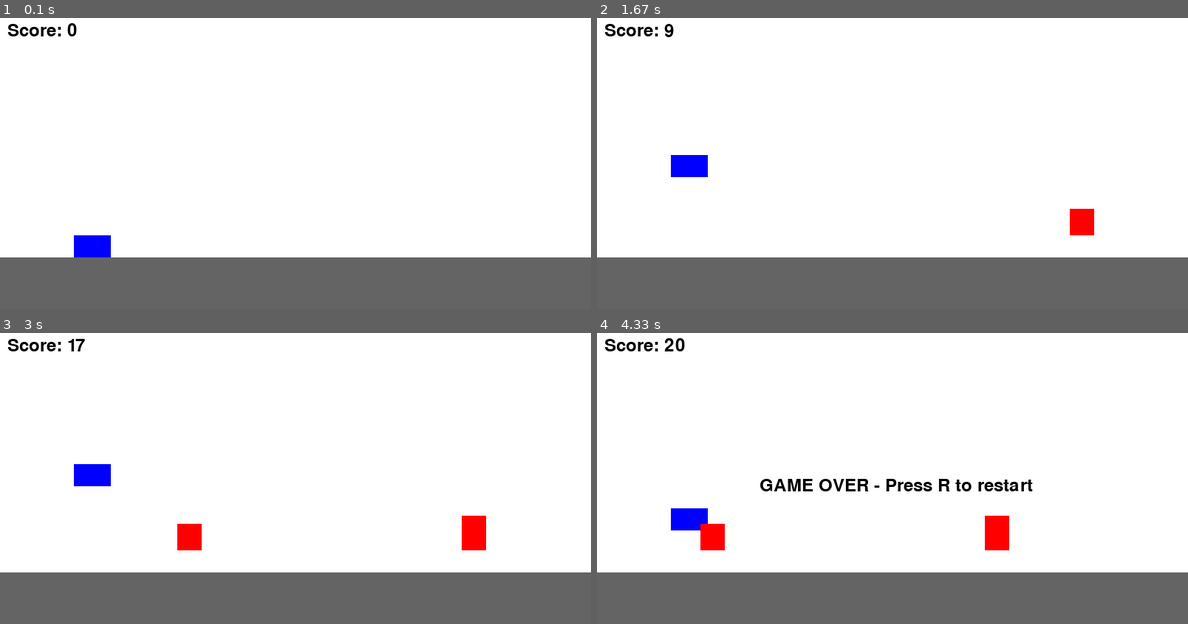
Above: before the commit, frames 1-4 (two rows, left to right).
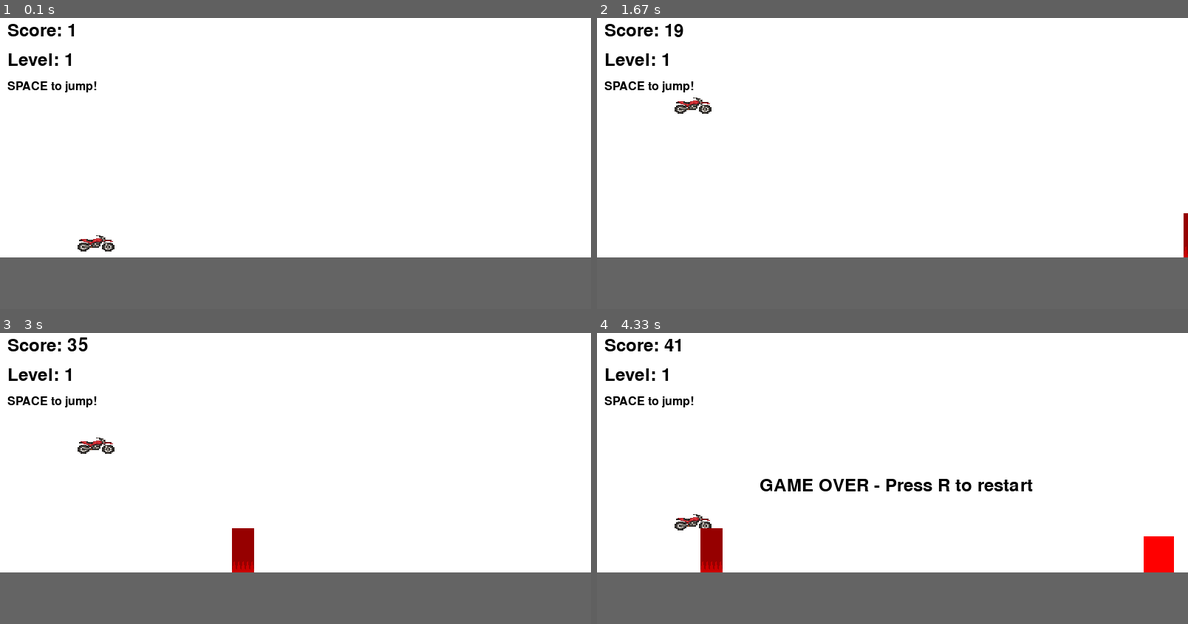
Above: after the commit, the same moments.

Repository: mori-ri/pygame-bike
Game: pygame game, started from bike_game.py
The game is run twice, just before and just after one commit, with the same random seed, the same clock (stepped at 60 frames per second) and the same inputs.
Inputs:
- Up to frame 1 (0.1 s): no input
- Up to frame 2 (1.67 s): tap Space at 0.33, 1.23, 1.53 s
- Up to frame 3 (3 s): tap Space at 1.73, 2.03, 2.23, 2.53, 2.8 s
- Up to frame 4 (4.33 s): tap Space at 3.13, 3.43 s

The runs differ from the first frame. In frame 1, 1.0% of the frame differs, in the area x 1-20%, y 1-83%; in frame 2, 1.7%; in frame 3, 2.7%; in frame 4, 2.8%, in the area x 1-98%, y 1-83%.

Commit message:
バイククラスと障害物クラスの改良: バイクの画像読み込みを追加し、障害物の種類をランダムに生成する機能を実装。スコアに応じた障害物の出現頻度と難易度を調整。

Diff:
--- a/bike_game.py
+++ b/bike_game.py
@@ -22,15 +22,24 @@
 class Bike(pygame.sprite.Sprite):
     def __init__(self):
         super().__init__()
-        # 簡易的な四角形でバイクを表現
-        self.image = pygame.Surface((50, 30))
-        self.image.fill(BLUE)
+        # バイクの画像を読み込み
+        try:
+            self.original_image = pygame.image.load("bike.png")
+            # 適切なサイズにスケール
+            self.original_image = pygame.transform.scale(self.original_image, (60, 40))
+            self.image = self.original_image
+        except pygame.error:
+            # 画像が読み込めない場合は四角形で代用
+            self.image = pygame.Surface((60, 40))
+            self.image.fill(BLUE)
+
         self.rect = self.image.get_rect()
         self.rect.x = 100
-        self.rect.y = HEIGHT - 100
+        self.rect.y = HEIGHT - 70 - 40  # 地面位置に合わせて調整
         self.velocity_y = 0
         self.jumping = False
         self.gravity = 0.8
+        self.ground_y = HEIGHT - 70 - 40  # 地面位置に合わせて調整
 
     def update(self):
         # 重力の適用
@@ -38,28 +47,65 @@
         self.rect.y += self.velocity_y
 
         # 地面との衝突判定
-        if self.rect.y >= HEIGHT - 100:
-            self.rect.y = HEIGHT - 100
+        if self.rect.y >= self.ground_y:
+            self.rect.y = self.ground_y
             self.velocity_y = 0
             self.jumping = False
 
     def jump(self):
         if not self.jumping:
-            self.velocity_y = -15
+            self.velocity_y = -18
             self.jumping = True
 
-# 障害物のクラス
+# 障害物の基本クラス
 class Obstacle(pygame.sprite.Sprite):
-    def __init__(self):
+    def __init__(self, obstacle_type="block"):
         super().__init__()
-        self.height = random.randint(30, 60)
-        self.width = random.randint(20, 40)
-        self.image = pygame.Surface((self.width, self.height))
-        self.image.fill(RED)
-        self.rect = self.image.get_rect()
-        self.rect.x = WIDTH
-        self.rect.y = HEIGHT - 100 - self.height
-        self.speed = 5
+        self.obstacle_type = obstacle_type
+        self.speed = 6
+
+        if obstacle_type == "block":
+            # 通常のブロック障害物
+            self.width = random.randint(25, 50)
+            self.height = random.randint(40, 80)
+            self.image = pygame.Surface((self.width, self.height))
+            self.image.fill(RED)
+            self.rect = self.image.get_rect()
+            self.rect.x = WIDTH
+            self.rect.y = HEIGHT - 70 - self.height
+
+        elif obstacle_type == "spike":
+            # トゲトゲの障害物（危険度高）
+            self.width = 30
+            self.height = 60
+            self.image = pygame.Surface((self.width, self.height))
+            self.image.fill((150, 0, 0))  # 暗い赤
+            # トゲトゲのパターンを描画
+            for i in range(0, self.width, 6):
+                pygame.draw.polygon(self.image, (200, 0, 0),
+                                  [(i, self.height), (i+3, self.height-15), (i+6, self.height)])
+            self.rect = self.image.get_rect()
+            self.rect.x = WIDTH
+            self.rect.y = HEIGHT - 70 - self.height
+
+        elif obstacle_type == "wall":
+            # 高い壁（ジャンプ必須）
+            self.width = 20
+            self.height = random.randint(100, 140)
+            self.image = pygame.Surface((self.width, self.height))
+            self.image.fill((80, 40, 0))  # 茶色
+            # レンガのパターンを描画
+            for y in range(0, self.height, 20):
+                for x in range(0, self.width, 10):
+                    if (y // 20) % 2 == 0:
+                        pygame.draw.rect(self.image, (100, 60, 20),
+                                       (x, y, 9, 19), 1)
+                    else:
+                        pygame.draw.rect(self.image, (100, 60, 20),
+                                       (x-5, y, 9, 19), 1)
+            self.rect = self.image.get_rect()
+            self.rect.x = WIDTH
+            self.rect.y = HEIGHT - 70 - self.height
 
     def update(self):
         self.rect.x -= self.speed
@@ -78,6 +124,7 @@
         self.obstacle_timer = 0
         self.game_over = False
         self.ground_y = HEIGHT - 70
+        self.difficulty = 1
 
     def run(self):
         clock = pygame.time.Clock()
@@ -95,10 +142,23 @@
                         self.__init__()  # ゲームリセット
 
             if not self.game_over:
-                # 障害物の生成
+                # 障害物の生成（難易度に応じて種類を変更）
                 self.obstacle_timer += 1
-                if self.obstacle_timer >= random.randint(60, 120):
-                    obstacle = Obstacle()
+                spawn_rate = max(40, 100 - int(self.score // 50))  # スコアに応じて生成頻度上昇
+
+                if self.obstacle_timer >= spawn_rate:
+                    # 障害物の種類をランダムに選択
+                    obstacle_types = ["block", "spike", "wall"]
+                    weights = [50, 30, 20]  # 各障害物の出現確率
+
+                    # 難易度が上がると危険な障害物が多く出現
+                    if self.score > 100:
+                        weights = [30, 40, 30]
+                    if self.score > 300:
+                        weights = [20, 40, 40]
+
+                    obstacle_type = random.choices(obstacle_types, weights=weights)[0]
+                    obstacle = Obstacle(obstacle_type)
                     self.obstacles.add(obstacle)
                     self.all_sprites.add(obstacle)
                     self.obstacle_timer = 0
@@ -111,7 +171,8 @@
                     self.game_over = True
 
                 # スコア更新
-                self.score += 0.1
+                self.score += 0.2
+                self.difficulty = int(self.score // 100) + 1
 
             # 描画
             screen.fill(WHITE)
@@ -122,9 +183,17 @@
             # スプライトの描画
             self.all_sprites.draw(screen)
 
-            # スコアの表示
+            # スコアと難易度の表示
             score_text = self.font.render(f"Score: {int(self.score)}", True, BLACK)
             screen.blit(score_text, (10, 10))
+
+            difficulty_text = self.font.render(f"Level: {self.difficulty}", True, BLACK)
+            screen.blit(difficulty_text, (10, 50))
+
+            # 操作説明
+            if self.score < 50:
+                instruction_text = pygame.font.SysFont(None, 24).render("SPACE to jump!", True, BLACK)
+                screen.blit(instruction_text, (10, 90))
 
             # ゲームオーバー表示
             if self.game_over:
